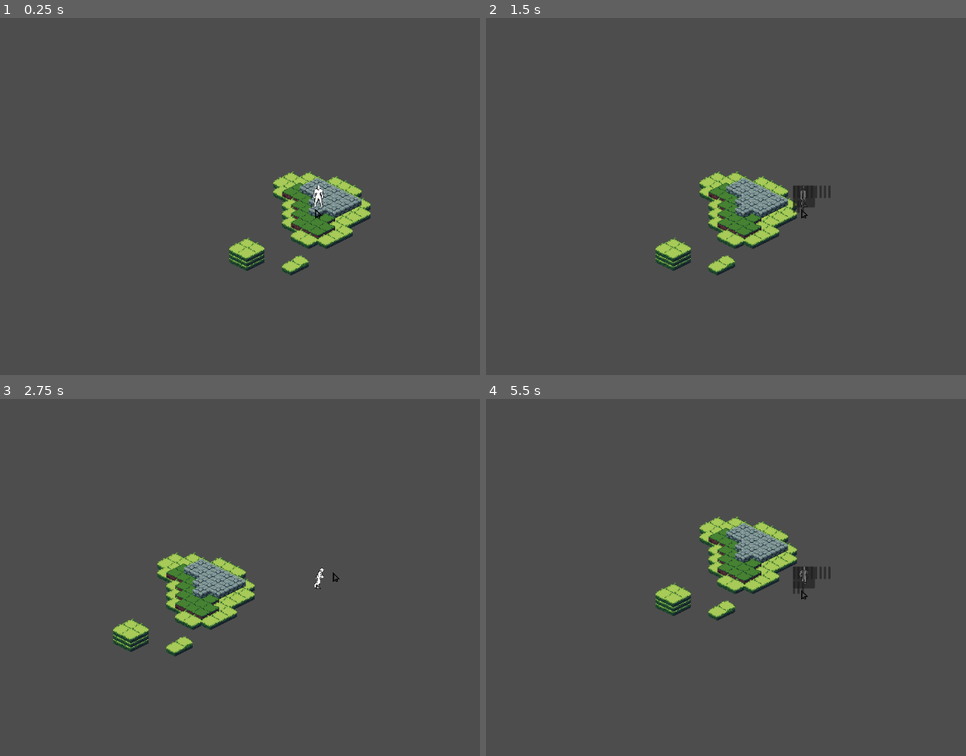
Above: before the commit, frames 1-4 (two rows, left to right).
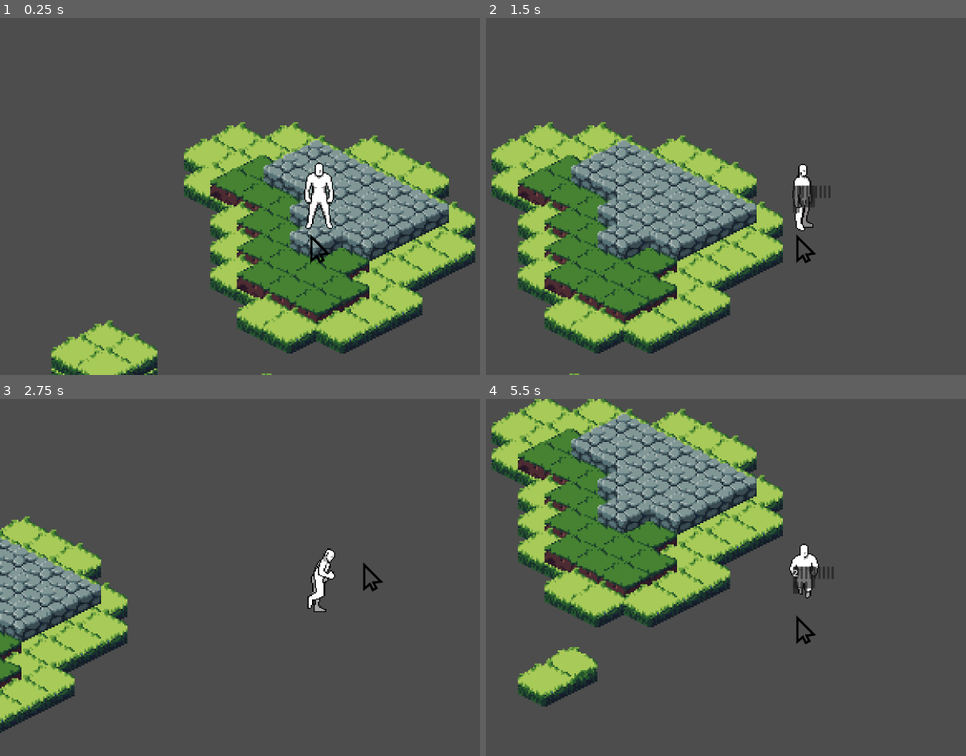
Above: after the commit, the same moments.

Repository: CheapSellsword/the-last-harvest-project
Game: Godot game, scene res://scenes/game/game.tscn
Same seed, same stepped clock (60 frames per second), same inputs: the game is played once before the commit and once after it.
Inputs (mouse positions are in pixels of both pictures, inside the frame that each line leads up to):
- Up to frame 1 (0.25 s): no input
- Up to frame 2 (1.5 s): tap Enter (ui_accept) at 0.5, 0.77, 1.07 s; move the mouse to (942, 178) at 0.52 s; hold Right (ui_right) 0.53-1.25 s; hold P 0.53-1.25 s; tap Tab (ui_focus_next) at 0.6 s; click (942, 178) at 0.67 s; drag from (678, 214) to (774, 267) at 1.27 s
- Up to frame 3 (2.75 s): tap Enter (ui_accept) at 2, 2.1 s; move the mouse to (384, 498) at 2.02 s; hold Right (ui_right) from 2.03 s (still down); tap Tab (ui_focus_next) at 2.3 s
- Up to frame 4 (5.5 s): release Right (ui_right) at 2.75 s; drag from (774, 648) to (615, 523) at 2.77 s; tap Enter (ui_accept) at 3.5, 3.77, 3.8, 4.07, 5 s; move the mouse to (outside the picture) at 3.52 s; hold Left (ui_left) 3.53-4.25 s; hold P 3.53-4.25 s; tap I (toggle_inventory) at 4.15 s; drag from (615, 523) to (706, 488) at 4.27 s; move the mouse to (836, 577) at 5.02 s; hold Down (ui_down) from 5.03 s (still down); hold P from 5.03 s (still down); click (836, 577) at 5.17 s

The runs differ from the first frame. In frame 1, 29% of the frame differs, in the area x 10-100%, y 29-100%; in frame 2, 27%; in frame 3, 14%; in frame 4, 30%, in the area x 1-73%, y 0-87%.

Commit message:
add camera zoom

Diff:
--- a/data/items/parsnip_seed.tres
+++ b/data/items/parsnip_seed.tres
@@ -4,6 +4,6 @@
 
 [resource]
 script = ExtResource("1_l8avt")
-id = &"\"parsnip_seed\""
-display_name = "\"Parsnip Seed\""
+id = &"parsnip_seed"
+display_name = "Parsnip Seed"
 metadata/_custom_type_script = "uid://bclc8d2e3axvc"
--- a/data/items/stone.tres
+++ b/data/items/stone.tres
@@ -4,6 +4,6 @@
 
 [resource]
 script = ExtResource("1_nrqy1")
-id = &"\"stone\""
-display_name = "\"Stone\""
+id = &"stone"
+display_name = "Stone"
 metadata/_custom_type_script = "uid://bclc8d2e3axvc"
--- a/scenes/ui/inventory_slot_view.tscn
+++ b/scenes/ui/inventory_slot_view.tscn
@@ -7,19 +7,20 @@
 offset_bottom = 40.0
 script = ExtResource("1_q2qw2")
 
-[node name="IconTexture" type="MarginContainer" parent="."]
+[node name="MarginContainer" type="MarginContainer" parent="."]
 layout_mode = 2
 theme_override_constants/margin_left = 2
 theme_override_constants/margin_top = 2
 theme_override_constants/margin_right = 2
 theme_override_constants/margin_bottom = 2
 
-[node name="TextureRect" type="TextureRect" parent="IconTexture"]
+[node name="IconTexture" type="TextureRect" parent="MarginContainer"]
 layout_mode = 2
 expand_mode = 1
 stretch_mode = 5
 
 [node name="QuantityLabel" type="Label" parent="."]
 layout_mode = 2
+size_flags_vertical = 8
 horizontal_alignment = 2
 vertical_alignment = 2
--- a/scripts/view/player_view.gd
+++ b/scripts/view/player_view.gd
@@ -1,8 +1,12 @@
 extends CharacterBody2D
+
+# --- Configuration ---
+@export var camera_zoom: Vector2 = Vector2(3.0, 3.0) # Higher numbers = closer zoom
 
 # --- Components ---
 @onready var animation_tree: AnimationTree = $AnimationTree
 @onready var cursor_visual = $Cursor
+@onready var camera = $Camera2D
 
 # The State Machine playback allows us to trigger transitions (travel) via code.
 @onready var state_machine = animation_tree.get("parameters/playback")
@@ -14,15 +18,16 @@
 	if animation_tree:
 		animation_tree.active = true
 
+	# Apply camera zoom
+	if camera:
+		camera.zoom = camera_zoom
+
 func _physics_process(_delta: float):
 	_handle_movement()
 	_handle_interaction_input()
 
-	# DEBUG: Press P to add item
-	if Input.is_key_pressed(KEY_P):
-		if Input.is_action_just_pressed("ui_accept"): # Prevent spam, simple check
-			pass
-	if Input.is_action_just_pressed("ui_focus_next"): # Usually TAB, using for debug
+	# DEBUG: Press TAB (ui_focus_next) to add test items
+	if Input.is_action_just_pressed("ui_focus_next"):
 		SimulationManager.debug_add_test_item()
 
 func _handle_movement():
